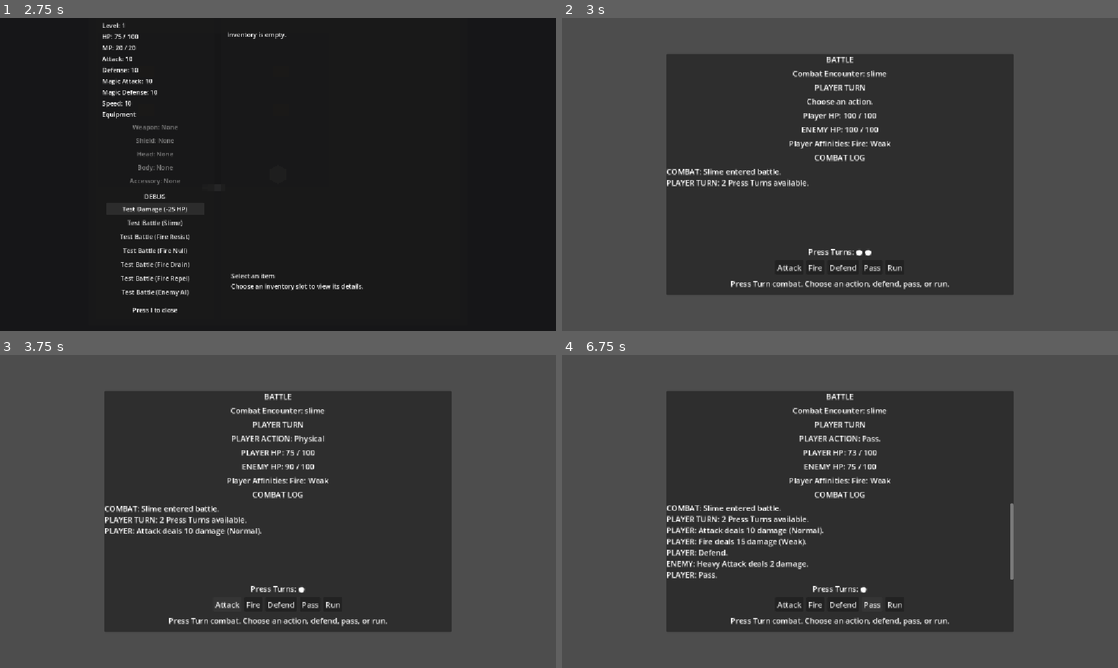
Above: before the commit, frames 1-4 (two rows, left to right).
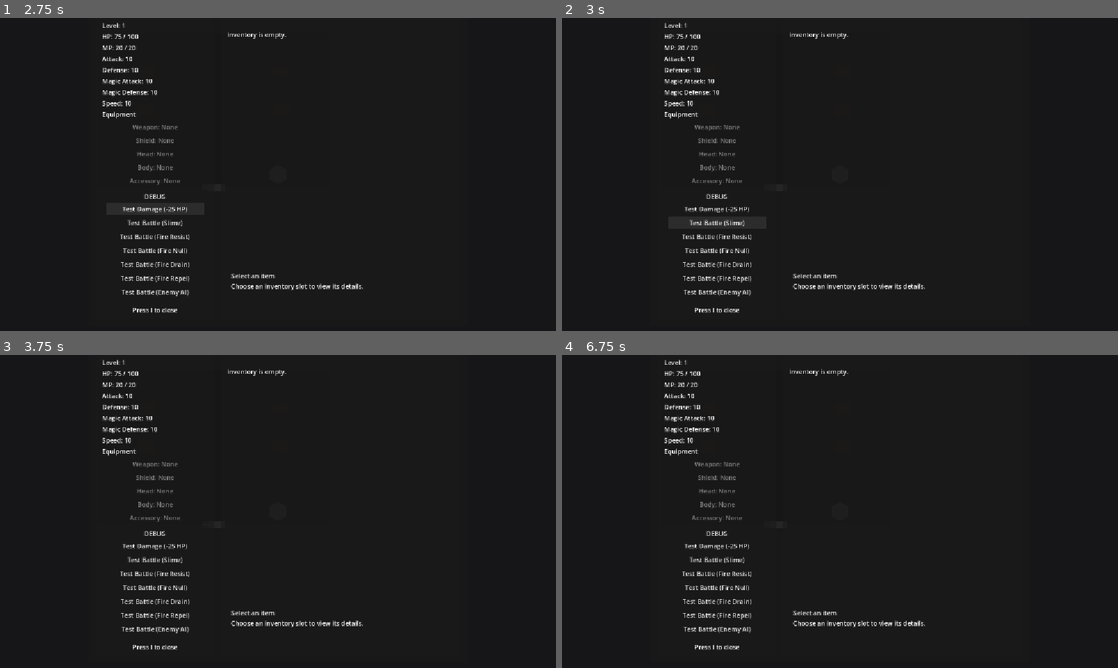
Above: after the commit, the same moments.

Repository: salexume94-pixel/Scripts
Game: Godot game, scene res://scenes/World.tscn
The game is run twice, just before and just after one commit, with the same random seed, the same clock (stepped at 60 frames per second) and the same inputs.
Inputs (mouse positions are in pixels of both pictures, inside the frame that each line leads up to):
- Up to frame 1 (2.75 s): tap Enter at 0.5 s; hold Right (ui_right) 0.53-1.28 s; tap E at 0.6 s; hold Down (ui_down) 1.28-2 s; tap I at 1.35 s; click "Test Damage (-25 HP)" at 2 s
- Up to frame 2 (3 s): click "Test Battle (Slime)" at 2.75 s
- Up to frame 3 (3.75 s): click (227, 605) at 3.5 s, where only the run before the commit has a clickable "Attack"
- Up to frame 4 (6.75 s): click (817, 605) at 4.25 s, where only the run before the commit has a clickable "Fire"; click (845, 605) at 5 s, where only the run before the commit has a clickable "Defend"; click (717, 574) at 5.75 s, where only the run after the commit has a clickable "Test Battle (Fire Resist)"; click (873, 605) at 6.5 s, where only the run before the commit has a clickable "Pass"

Frame 1 is identical in both runs. In frame 2, 56% of the frame differs, in the area x 0-100%, y 0-100%; in frame 3, 57%; in frame 4, 58%.
Error after the commit: Parse Error: Expected statement, found "Indent" instead. (res://systems/combat_manager.gd:221)

Commit message:
Discourage repeated enemy actions

Diff:
--- a/systems/combat_manager.gd
+++ b/systems/combat_manager.gd
@@ -217,8 +217,7 @@
 	# Centralize the shared end-of-action flow for Defend and Pass so both actions
 	# obey the same Press Turn exhaustion rule as a normal Player action.
 	var action_label = action_text
-	if active_combat.player_press_turns_remaining <= 0.0:
-		active_combat.phase = COMBAT_STATE_SCRIPT.Phase.ENEMY_TURN
+	if active_combat.player_press_turns_remaining <= 0.0:		active_combat.phase = COMBAT_STATE_SCRIPT.Phase.ENEMY_TURN
 		enemy_turn_started.emit()
 		_resolve_enemy_turn()
 
@@ -333,6 +332,11 @@
 
 		if player_affinity != AFFINITIES.Type.NORMAL and player_affinity != AFFINITIES.Type.WEAK:
 			weight *= behavior.unfavorable_affinity_multiplier
+
+		# Discourage repeating the exact same action while preserving the profile's
+		# affinity and strategy preferences.
+		if active_combat.last_enemy_action_id == action.action_id:
+			weight *= behavior.repeat_action_multiplier
 
 		if weight > 0.0:
 			weight = maxf(weight, behavior.minimum_selection_weight)
